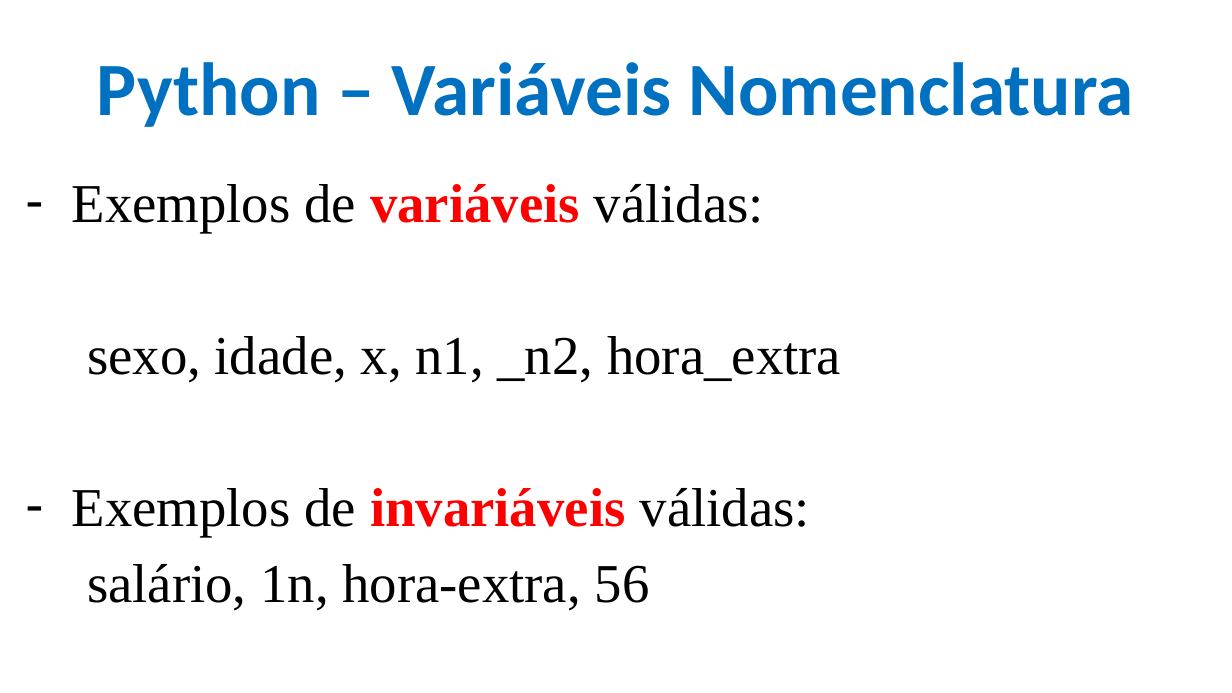
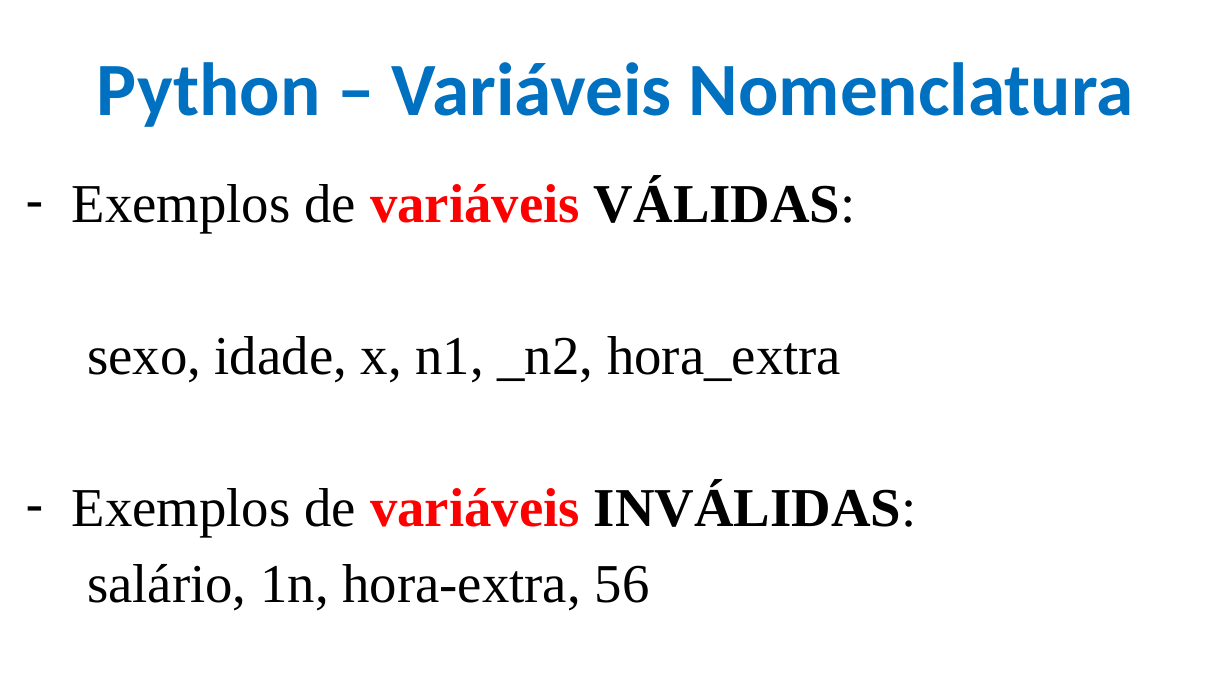
Before and after one commit to CloudEducationBrazil/WydenPythonParadigmas, a slide deck: slide 5 of 01 Classes/Aula 04 05 06 Programação Python.pptx. Drawn at 1232x693 pixels with LibreOffice and Linux fonts; fonts in the diff are those of the drawing; background and template pictures are left out. Boxes give left, top, right and bottom in pixels: in the first picture for what was removed or moved away, otherwise in the second. Text is boxed around its words. In the diff, an @@ line names an element or a change of style, - is before the commit and + after.

```diff
--- a/01 Classes/Aula 04 05 06 Programação Python.pptx
+++ b/01 Classes/Aula 04 05 06 Programação Python.pptx
@@ text at box(72, 180, 856, 233): text changed; bold on @@
-– Exemplos de variáveis válidas:
+– Exemplos de variáveis VÁLIDAS:
@@ text at box(72, 484, 917, 537): text changed; bold on @@
-– Exemplos de invariáveis válidas:
+– Exemplos de variáveis INVÁLIDAS:
```
Also in this commit, not shown: 15 other slides changed, 2 other files.
